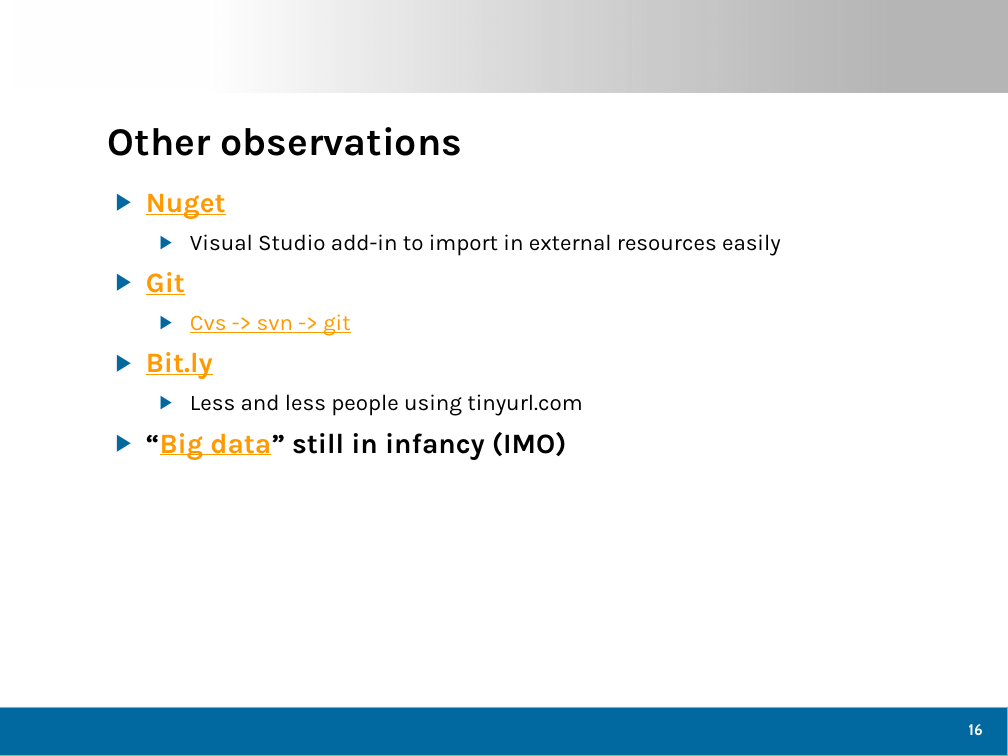
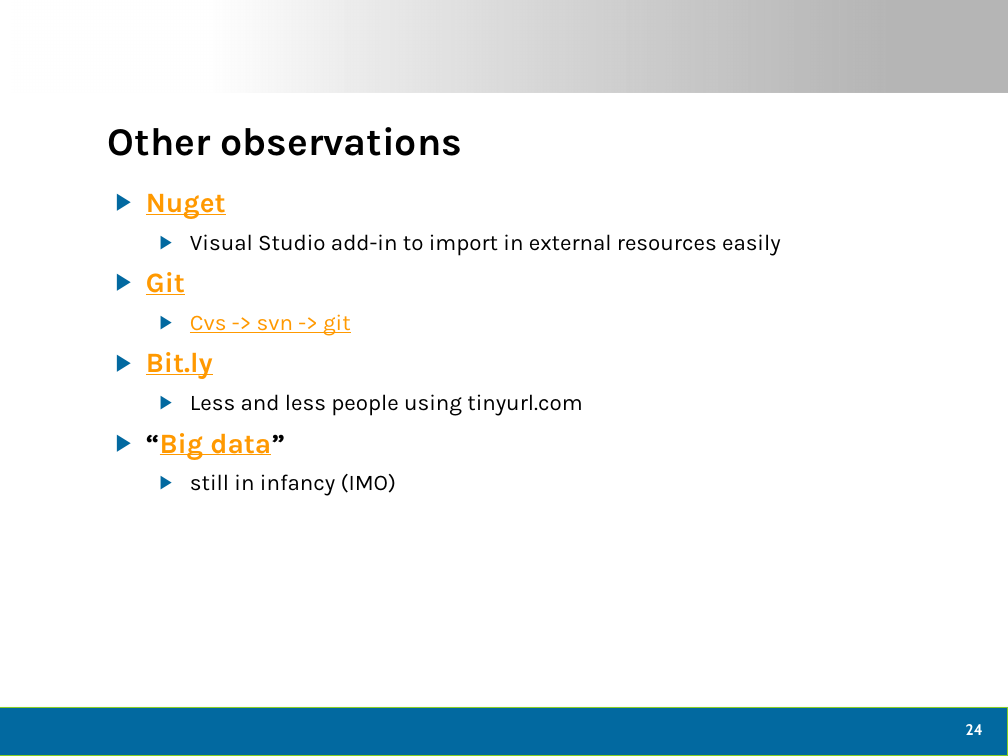
Before and after one commit to dtomyn/HTML5Demo1, a slide deck: slide 25 of Docs/2012 - Live360 Event Review (NEWER).pptx (slide 17 before the commit). Drawn at 1008x756 pixels with LibreOffice and Linux fonts; fonts in the diff are those of the drawing; background and template pictures are left out. Boxes give left, top, right and bottom in pixels: in the first picture for what was removed or moved away, otherwise in the second. Text is boxed around its words. In the diff, an @@ line names an element or a change of style, - is before the commit and + after.

```diff
--- a/Docs/2012 - Live360 Event Review (NEWER).pptx
+++ b/Docs/2012 - Live360 Event Review (NEWER).pptx
@@ text at box(146, 433, 396, 496): text changed; size 20 to 16 pt; bold off @@
-▶ “Big data” still in infancy (IMO)
+▶ “Big data”
+  ▶ still in infancy (IMO)
@@ page number at box(966, 724, 983, 735): text changed @@
-16
+24
```
Also in this commit, not shown: 11 other slides changed, 9 slides added, 2 slides removed, 1 other file.
